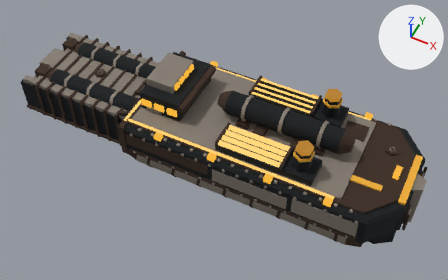
Renders of the glTF model docs/concept-art/models/caisson-bathyarch.glb from each side of a commit.
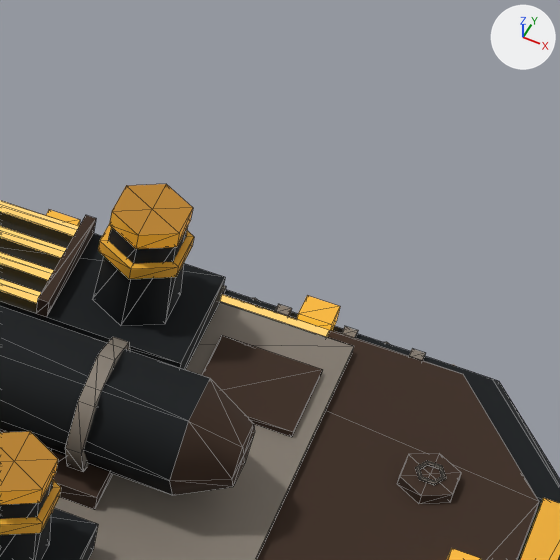
Each version appears first whole from a camera (50 mm lens) standing at (43.2, -81.2, 99.6) and looking at (3.9, -2.5, 1.3), and next in a close-up on the part from 67% to 94% of the width and 18% to 60% of the height. Lighting does not change. The marker at upper right points along +X, +Y and +Z. The first two pictures are the older version. The close-ups show mesh edges as thin lines. Where no turn or scale is listed for an object, it has been applied to the vertices. Vertices at exactly the same position are counted once.

Before the edit, the objects in view are built like this:
```python
me_mesh_108 = bpy.data.meshes.new('Mesh_108')
me_mesh_108.from_pydata(...)  # a box spanning x -2.25..2.25, y -2.0..2.0, z -0.15..0.15
me_mesh_108.materials.append(mat_oxide_rust)  # brown #3d2b1f
me_mesh_113 = bpy.data.meshes.new('Mesh_113')
me_mesh_113.from_pydata(...)  # 16 vertices, 24 faces; spans x -1.13..1.13, y -1.3..1.3, z -0.25..0.25
me_mesh_113.materials.append(mat_oxide_rust)  # brown #3d2b1f
me_mesh_56 = bpy.data.meshes.new('Mesh_56')
me_mesh_56.from_pydata(...)  # 16 vertices, 24 faces; spans x -12.0..12.0, y -2.6..2.6, z -2.3..2.3
me_mesh_56.materials.append(mat_hull_black)  # black #0e1418
ob_deck_hatch = bpy.data.objects.new('deck_hatch', me_mesh_113)
ob_deck_hatch.location = (37.0, 5.0, 7.25)
ob_patch_deck = bpy.data.objects.new('patch_deck', me_mesh_108)
ob_patch_deck.location = (29.0, 6.5, 7.55)
ob_plant_cylinder = bpy.data.objects.new('plant_cylinder', me_mesh_56)
ob_plant_cylinder.location = (16.0, 0.0, 10.3)
# also in view: 'plant_saddle_1' at (24.0, 0.0, 7.8); 'plough_band' at (42.2, 0.0, 6.8); 'stack_throat_p' at (23.0, 7.8, 13.8); 'stack_throat_s' at (23.0, -7.8, 13.8); 'caisson_course_0' at (13.8, 0.0, 6.8)
```
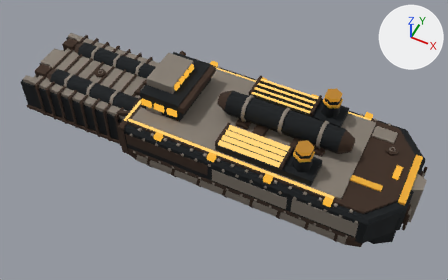
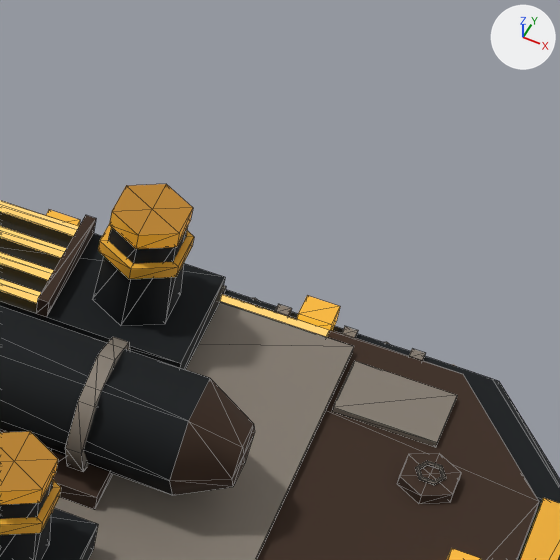
The edits, one by one:
me_mesh_108 is used by ob_patch_deck; location (29.0, 6.5, 7.55).
me_mesh_108 had 8 vertices, 12 faces and spanned x -2.25..2.25, y -2.0..2.0, z -0.15..0.15.
me_mesh_108 no longer uses material mat_oxide_rust (brown #3d2b1f).
me_mesh_108 now has 8 vertices, 12 faces and spans x -2.25..2.25, y -1.5..1.5, z -0.15..0.15.
me_mesh_108 part 1: the whole mesh is scaled about its middle by (1, 0.75, 1).
me_mesh_108 gains material mat_iron_grey (grey #8c8378).
Object 'patch_deck' (ob_patch_deck) moves from (29.0, 6.5, 7.55) to (34.5, 8.5, 7.15).

Changed parts and their boxes (x1, y1, x2, y2) in the close-ups (560 x 560 px):
'patch_deck', recoloured, moved, rescaled: before (201, 335, 323, 437); after (332, 361, 457, 448)
